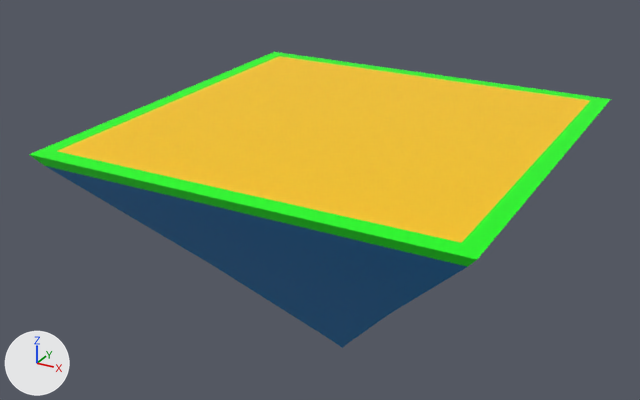
Before and after pictures for a commit that changed the FBX model Assets/Prefabs/board/Board_Lowpoly.fbx.
The view is the same before and after, from a camera (50 mm lens) standing at (0.236, -0.461, 0.221) and looking at (-0.019, 0.002, -0.01). The axes (+X, +Y, +Z) are drawn at lower left. The lights are the same throughout. The older version comes first. Where no turn or scale is listed for an object, it has been applied to the vertices.

Objects in the first picture: 'Board_Lowpoly'.
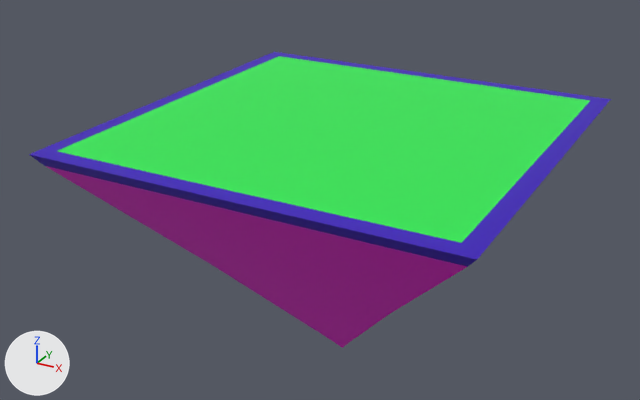
Boxes [x1, y1, x2, y2] around the edits, measured in the pictures (640 x 400 px):
part 1 of me_mesh, recoloured
    both: [29, 52, 611, 267]
part 2 of me_mesh, recoloured (lighter)
    both: [46, 166, 467, 348]
part 3 of me_mesh, recoloured (yellow to green)
    both: [58, 56, 590, 243]

The edits, one by one:
Material 'top1' (mat_top1) is new.
Its base color is (0.0218, 0.838, 0.0846) (green #29ec52).
Material 'lambert9' (mat_lambert9) is new.
Its base color is (0.872, 0.0, 0.698) (pink #f000da).
Material 'edges' (mat_edges) is new.
Its base color is (0.0385, 0.0, 0.5) (purple #3700bc).
me_mesh has 162 vertices, 320 faces and spans x -0.132..0.132, y -0.132..0.132, z -0.157..0.004.
me_mesh is used by ob_board_lowpoly; location (0.0, 0.0, 0.0416).
me_mesh part 1: all 104 faces that had it switch from mat_lambert5 (green #00ff00) to mat_edges (purple #3700bc).
me_mesh part 2: all 208 faces that had it switch from mat_bottom (blue #0079bc) to mat_lambert9 (pink #f000da).
me_mesh part 3: all 8 faces that had it switch from mat_lambert6 (yellow #ffcb00) to mat_top1 (green #29ec52).
